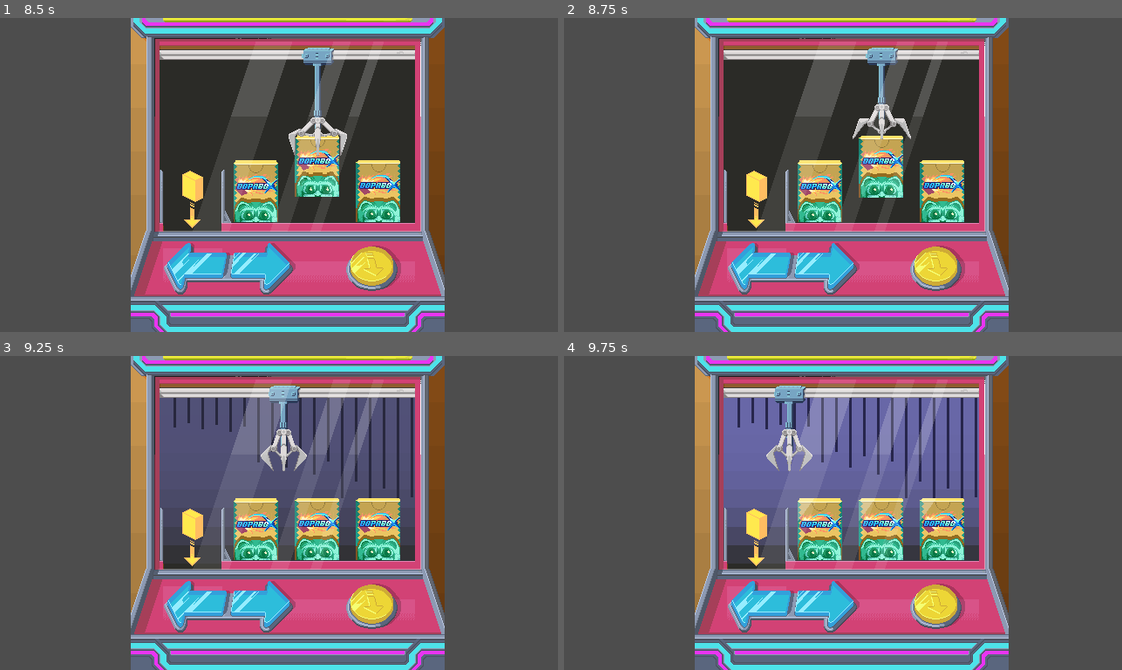
Above: before the commit, frames 1-4 (two rows, left to right).
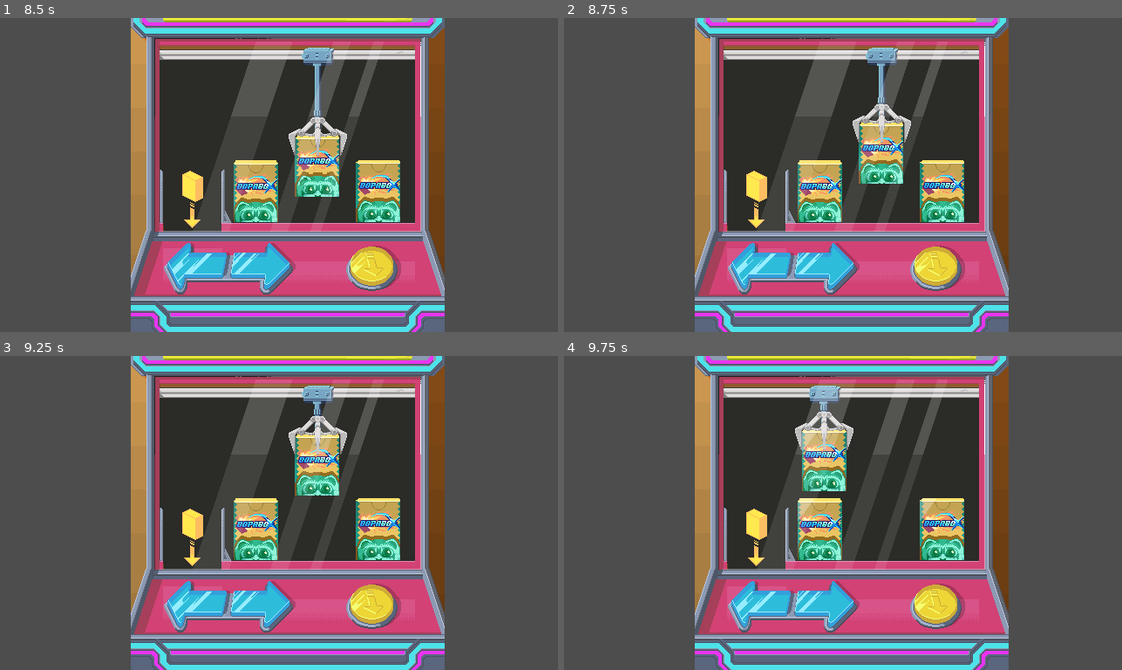
Above: after the commit, the same moments.

Repository: Sandy4j/crane_minigame
Game: Godot game, scene res://CraneMachine.tscn
Two runs of this game, one before a commit and one after it. Both use one fixed random seed, a clock stepped at 60 frames per second and the inputs below.
Inputs (mouse positions are in pixels of both pictures, inside the frame that each line leads up to):
- Up to frame 1 (8.5 s): click "Play" at 0.5 s; click "Play" at 1.25 s; tap Enter at 2 s; move the mouse to (401, 159) at 2.02 s; hold Right (right) 2.03-2.75 s; tap Tab at 2.1, 3.8, 4.35, 7.35, 8.3 s; click "START" at 2.75 s; move the mouse to (167, 190) at 3.52 s; hold Left (left) 3.53-4.28 s; tap Space (grab) at 3.6 s; move the mouse to (334, 105) at 4.27 s; hold Right (right) 4.28-5 s; click (195, 269) at 5 s; click (262, 269) at 5.75 s; click (373, 269) at 6.5 s; move the mouse to (251, 237) at 7.27 s; hold Right (right) 7.28-8.03 s; move the mouse to (446, 222) at 8.02 s; hold Left (left) from 8.03 s (still down); hold Space (grab) from 8.03 s (still down)
- Up to frame 2 (8.75 s): keep holding Left (left); keep holding Space (grab)
- Up to frame 3 (9.25 s): keep holding Left (left); move the mouse to (111, 465) at 8.77 s; release Space (grab) at 8.78 s; tap Tab at 8.85 s
- Up to frame 4 (9.75 s): keep holding Left (left); move the mouse to (870, 513) at 9.52 s; tap Tab at 9.6 s

Frame 1 is identical in both runs. In frame 2, 2.1% of the frame differs, in the area x 51-63%, y 28-58%; in frame 3, 18%; in frame 4, 19%, in the area x 28-75%, y 9-65%.

Commit message:
feat: implement exit request signal and reward collection logic

Diff:
--- a/CraneMachine.tscn
+++ b/CraneMachine.tscn
@@ -220,7 +220,6 @@
 
 [node name="CraneMachine" type="Node2D"]
 script = ExtResource("1_eb7fx")
-success_chance = 0.04
 
 [node name="BG" type="Sprite2D" parent="."]
 texture_filter = 1
--- a/Scripts/CraneMachine.gd
+++ b/Scripts/CraneMachine.gd
@@ -9,12 +9,14 @@
 var is_empty: bool = false
 var has_played_once: bool = false
 var pending_session: bool = false
+var collected_rewards: Array[Dictionary] = []
 
 signal session_started
 signal session_failed_no_aurum
 signal session_ended
 signal aurum_changed(new_amount)
 signal machine_empty
+signal session_finished(rewards: Array)
 
 @onready var train = $CraneTrain
 @onready var claw = $CraneTrain/CraneClaw
@@ -31,6 +33,9 @@
 	claw.grab_failed.connect(_on_grab_failed)
 	claw.box_dropped.connect(_on_box_dropped)
 	result.result_closed.connect(_on_result_closed)
+	result.reward_collected.connect(_on_reward_collected)
+	popup.exit_requested.connect(_on_exit_requested)
+	empty.exit_requested.connect(_on_exit_requested)
 
 	montage.visible = false
 	boxes_con.randomize_boxes()
@@ -39,6 +44,10 @@
 
 	_load_config()
 	aurum_changed.emit(aurum)
+
+func _input(event: InputEvent) -> void:
+	if event is InputEventKey and event.pressed and not event.echo and event.keycode == KEY_TAB:
+		_print_collected_rewards()
 
 func trigger_initial_popup() -> void:
 	if not session_active:
@@ -160,3 +169,19 @@
 func _on_grab_failed() -> void:
 	vfx_manager.play_failure_vfx()
 	end_session()
+
+## Akumulasi reward tiap kali result popup ditutup
+func _on_reward_collected(reward: Dictionary) -> void:
+	var data := reward.duplicate()
+	data.erase("texture_path")
+	collected_rewards.append(data)
+
+
+func _on_exit_requested() -> void:
+	session_finished.emit(collected_rewards)
+	## TODO: Fungsi ini untuk menyimpan reward yang diambil
+	get_tree().quit()
+
+
+func _print_collected_rewards() -> void:
+		print(collected_rewards)
--- a/UI/CraneEmpty.gd
+++ b/UI/CraneEmpty.gd
@@ -1,6 +1,8 @@
 extends Control
 
 @onready var exit_button: TextureButton = $Panel/VLayout/ExitButton
+
+signal exit_requested
 
 func _ready():
 	exit_button.pressed.connect(_on_exit_pressed)
@@ -13,4 +15,4 @@
 	visible = false
 
 func _on_exit_pressed() -> void:
-	get_tree().quit()
+	exit_requested.emit()
--- a/UI/CraneMachinePopup.gd
+++ b/UI/CraneMachinePopup.gd
@@ -4,6 +4,8 @@
 @onready var warning_label: Label = $Panel/VLayout/WarningLabel
 @onready var start_button: TextureButton = $Panel/VLayout/ButtonRow/StartButton
 @onready var exit_button: TextureButton = $Panel/VLayout/ButtonRow/ExitButton
+
+signal exit_requested
 
 var _machine: CraneMachine
 
@@ -41,4 +43,4 @@
 	_machine.try_start_session()
 
 func _on_exit_pressed() -> void:
-	get_tree().quit()
+	exit_requested.emit()
--- a/UI/CraneResult.gd
+++ b/UI/CraneResult.gd
@@ -1,6 +1,7 @@
 extends Control
 
 signal result_closed
+signal reward_collected(reward_data: Dictionary)
 
 const STAR_TEXTURE = preload("res://Asset/font/Crane_RarityStars.png")
 
@@ -10,22 +11,23 @@
 @onready var stars: HBoxContainer = $Panel/VLayout/RarityStars
 
 var _reward_texture_cache: Dictionary = {}
+var _current_reward: Dictionary = {}
 
 func _ready():
 	back_button.pressed.connect(_on_back_pressed)
 	visible = false
 
 func show_result() -> void:
-	var reward = PoolsRewards.get_random_reward()
+	_current_reward = PoolsRewards.get_random_reward()
 
-	var res_path: String = reward["texture_path"]
+	var res_path: String = _current_reward["texture_path"]
 	var tex := _get_cached_reward_texture(res_path)
-	var display_name = reward["name"].capitalize()
+	var display_name = _current_reward["name"].capitalize()
 
 	item_name.text = display_name
 	item_image.texture = tex
 
-	_update_stars(reward["rarity"])
+	_update_stars(_current_reward["rarity"])
 
 	visible = true
 
@@ -55,4 +57,7 @@
 
 func _on_back_pressed() -> void:
 	visible = false
+	if not _current_reward.is_empty():
+		reward_collected.emit(_current_reward)
+		_current_reward = {}
 	result_closed.emit()
--- a/UI/MainMenu.gd
+++ b/UI/MainMenu.gd
@@ -1,5 +1,6 @@
 extends Control
 
+signal exit_requested
 
 @onready var camera = $"../Camera2D"
 @onready var panel = $Panel
@@ -24,4 +25,4 @@
 	)
 
 func _on_exit_btn_pressed():
-	get_tree().quit()
+	exit_requested.emit()
